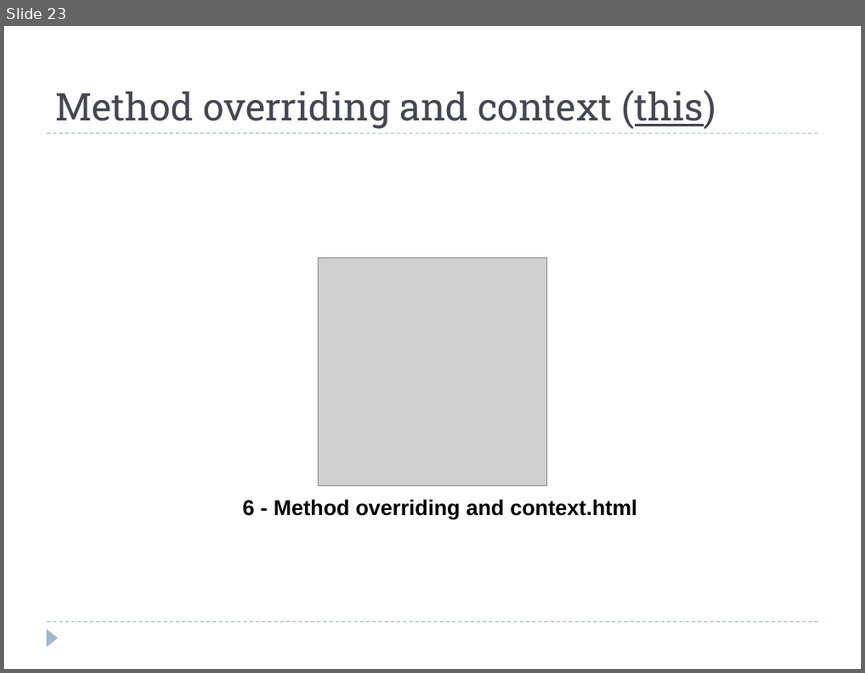
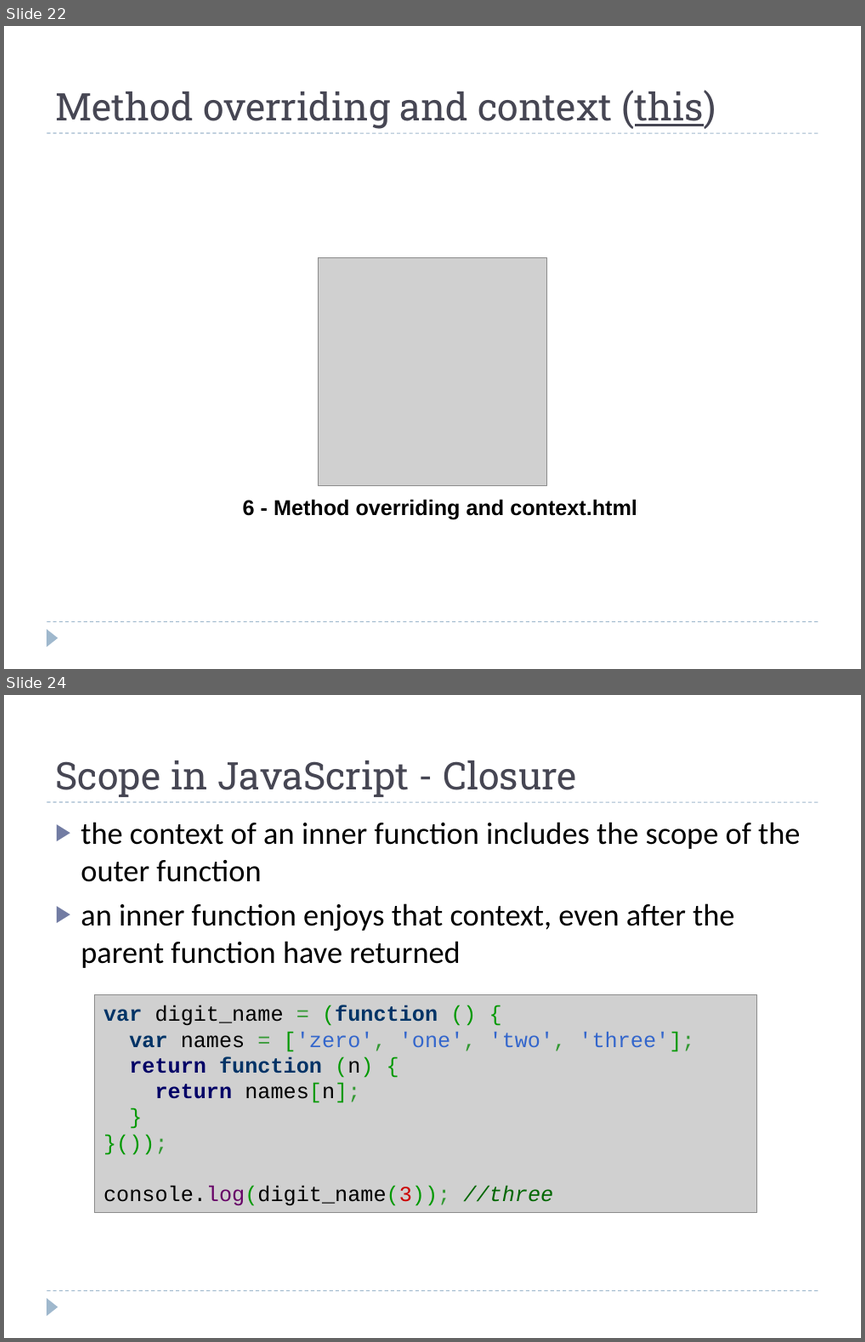
Before and after one commit to cosminnicula/OOJS, a slide deck: Presentation/HTML5 – Object Oriented JavaScript.ppt. Shown one above the other, each under a label of ours: slide 23 before the commit, slides 22 and 24 after it; the slides between them are not shown. The pictures are 865x673 and 865x1342 pixels, drawn with LibreOffice and Linux fonts; fonts in the diff are those of the drawing; grey boxes stand for pictures. Boxes give left, top, right and bottom in pixels: in the first picture for what was removed or moved away, otherwise in the second. Text is boxed around its words. In the diff, an @@ line names an element or a change of style, - is before the commit and + after.

```diff
--- a/Presentation/HTML5 – Object Oriented JavaScript.ppt
+++ b/Presentation/HTML5 – Object Oriented JavaScript.ppt
@@ slide 24 added at (4, 695, 861, 1338), background #FFFFFF; not listed: 3 template elements that a slide beside it also shows @@
@@ title added at (55, 760, 577, 797), 32 pt, text #464653 @@
+Scope in JavaScript - Closure
@@ text added at (80, 822, 800, 968), 26 pt, text #000000 @@
+▶ the context of an inner function includes the scope of the outer function
+▶ an inner function enjoys that context, even after the parent function have returned
@@ picture added at (94, 995, 756, 1213) @@
@@ text added at (103, 1005, 694, 1206), 18 pt, text #000000 @@
+var digit_name = (function () {
+var names = ['zero', 'one', 'two', 'three'];
+return function (n) {
+return names[n];
+}
+}());
+console.log(digit_name(3)); //three
@@ what was slide 23 is now slide 22 @@
```
Also in this commit, not shown: 10 slides changed, 3 other slides added, 1 slide removed, 9 other files.
